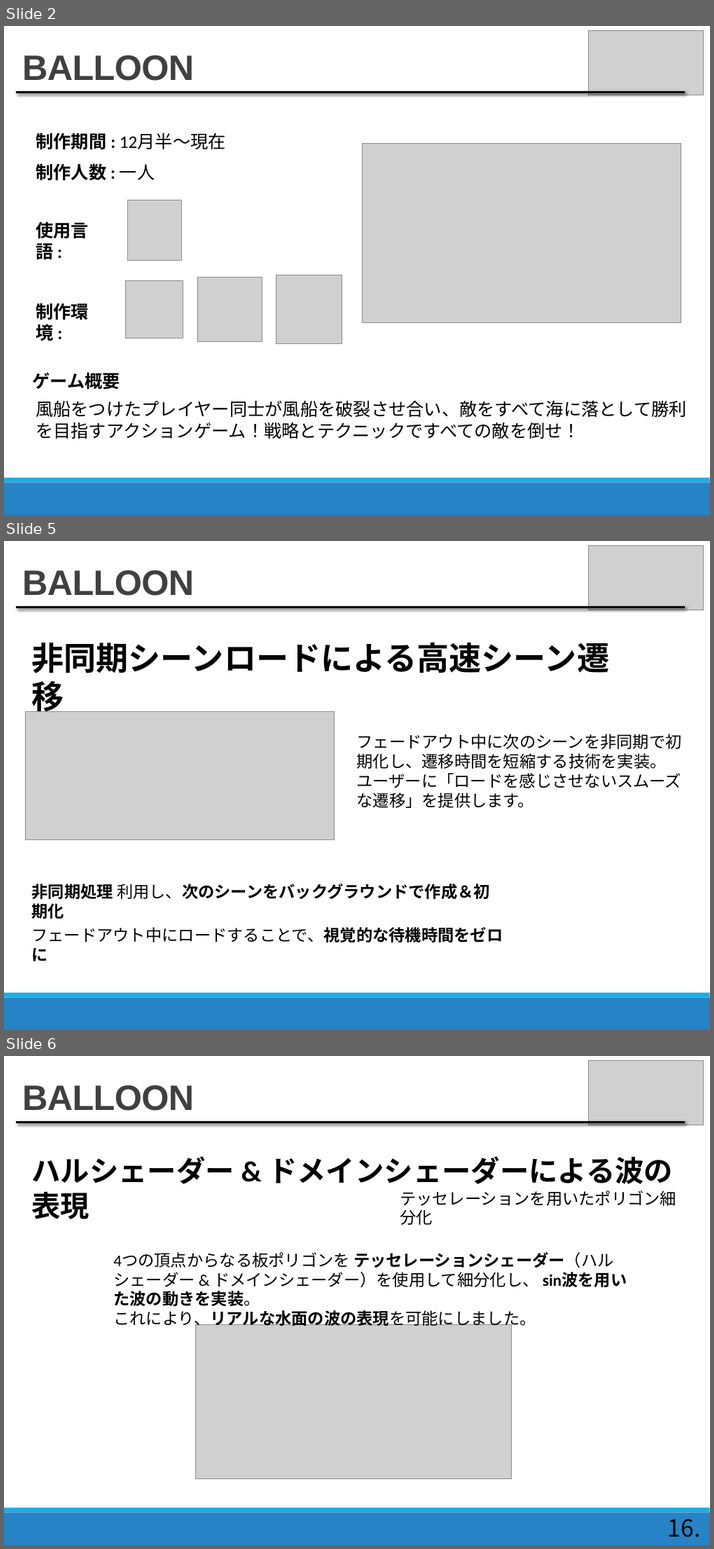
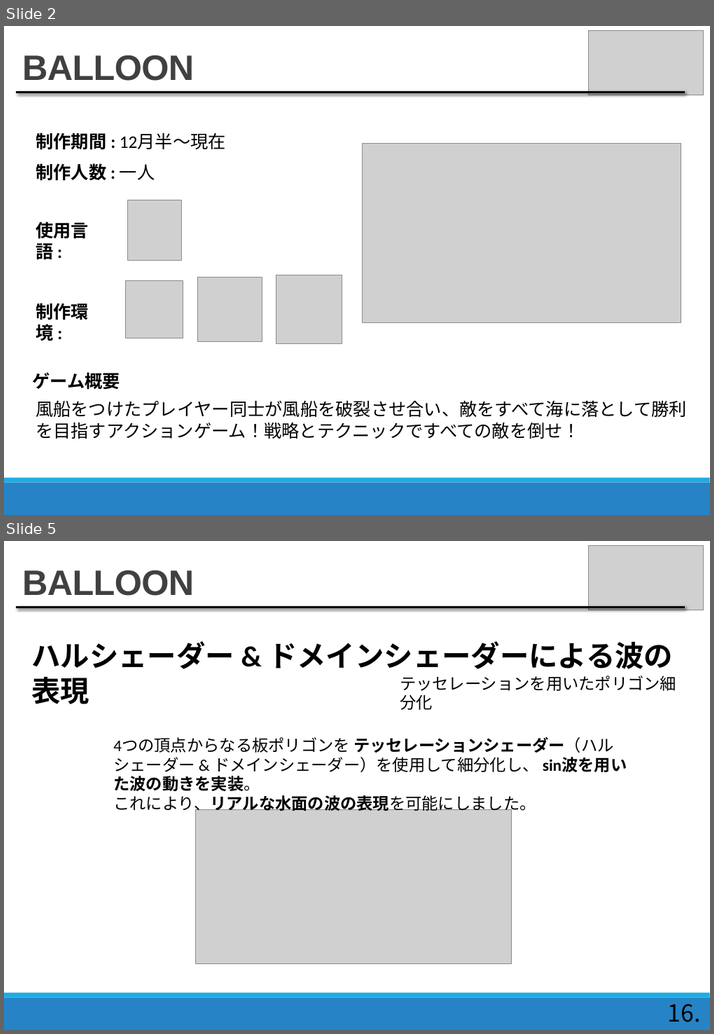
Before and after one commit to Shimizu-Shunki/Balloon, a slide deck: 資料.pptx. Shown one above the other, each under a label of ours: slides 2, 5 and 6 before the commit, slides 2 and 5 after it; the slides between them are not shown. The pictures are 714x1549 and 714x1034 pixels, drawn with LibreOffice and Linux fonts; fonts in the diff are those of the drawing; grey boxes stand for pictures. Boxes give left, top, right and bottom in pixels: in the first picture for what was removed or moved away, otherwise in the second. Text is boxed around its words. In the diff, an @@ line names an element or a change of style, - is before the commit and + after.

```diff
--- a/資料.pptx
+++ b/資料.pptx
@@ slide 5 removed at [4,541,710,1030], background #FFFFFF; not listed: 2 template elements that a slide beside it also shows @@
@@ picture removed at [588,546,704,610] @@
@@ text removed at [22,570,194,596] @@
-BALLOON
@@ line removed from (16, 607) to (685, 607) @@
@@ text removed at [31,642,609,673] @@
-非同期シーンロードによる高速シーン遷移
@@ picture removed at [26,712,334,840] @@
@@ text removed at [357,733,682,808] @@
-フェードアウト中に次のシーンを非同期で初期化し、遷移時間を短縮する技術を実装。
-ユーザーに「ロードを感じさせないスムーズな遷移」を提供します。
@@ text removed at [32,883,490,918] @@
-非同期処理 利用し、次のシーンをバックグラウンドで作成＆初期化
@@ text removed at [31,927,502,942] @@
-フェードアウト中にロードすることで、視覚的な待機時間をゼロに
@@ what was slide 6 is now slide 5 @@
```
Also in this commit, not shown: 2 slides changed, 14 other files.
